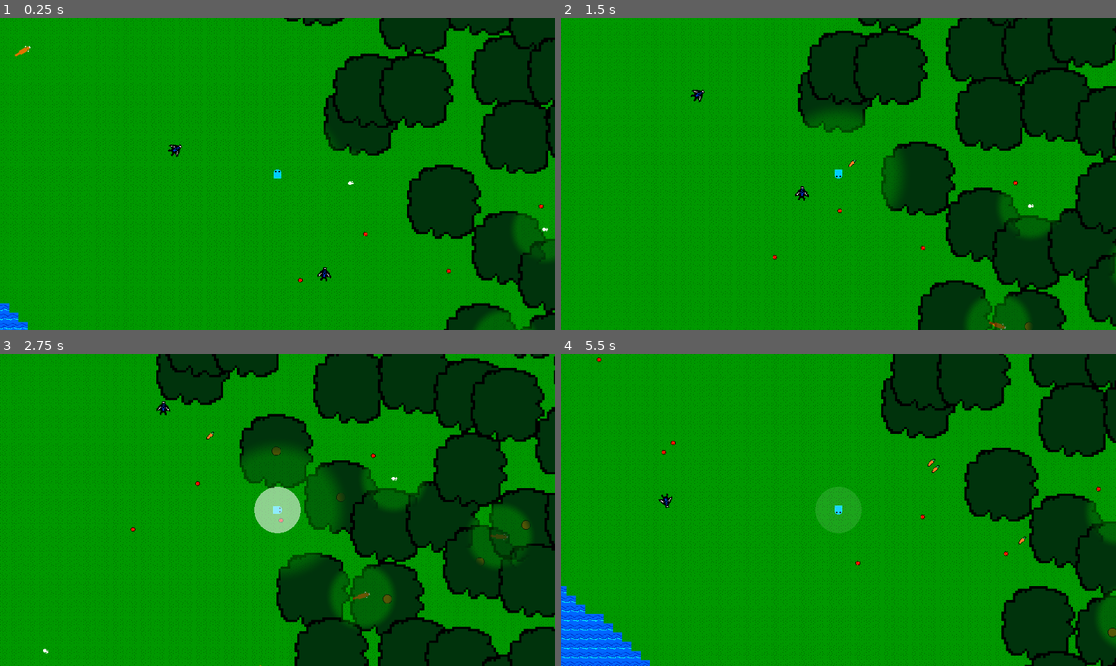
Above: before the commit, frames 1-4 (two rows, left to right).
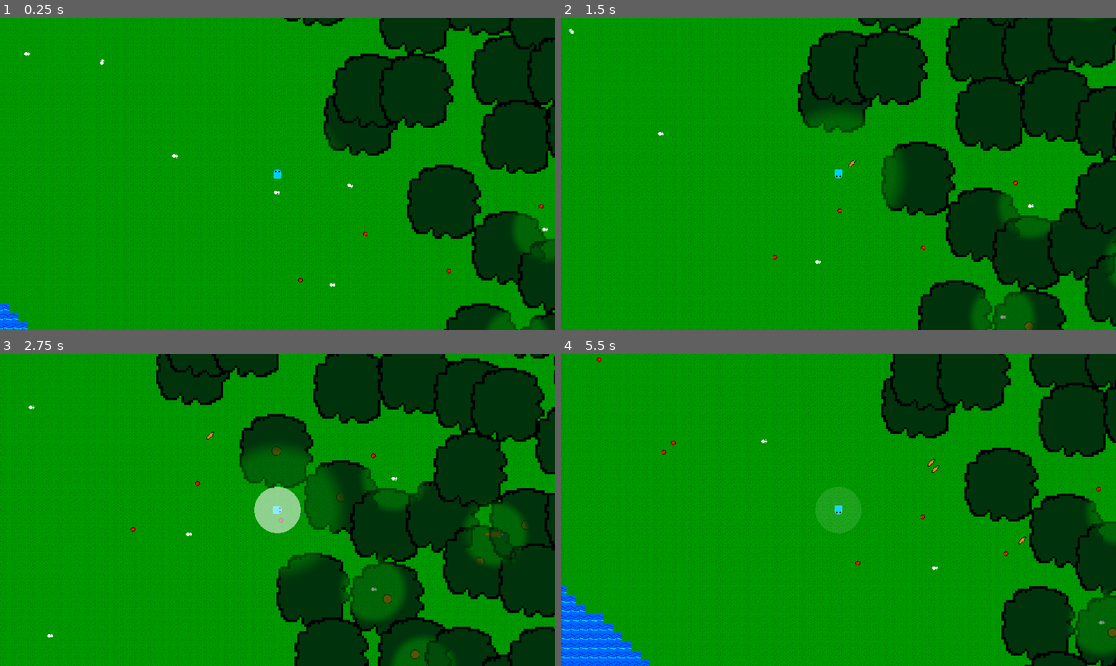
Above: after the commit, the same moments.

Repository: Kyhel/lost-in-pixels
Game: Godot game, scene res://scenes/game.tscn
Same seed, same stepped clock (60 frames per second), same inputs: the game is played once before the commit and once after it.
Inputs:
- Up to frame 1 (0.25 s): no input
- Up to frame 2 (1.5 s): hold Right (ui_right) 0.53-1.28 s; hold F (attack) 0.53-1.28 s; hold Down (ui_down) from 1.28 s (still down); tap Q (spawn_carrot) at 1.35 s
- Up to frame 3 (2.75 s): release Down (ui_down) at 2.03 s; hold Right (ui_right) from 2.03 s (still down); hold F (attack) from 2.03 s (still down)
- Up to frame 4 (5.5 s): release Right (ui_right) at 2.78 s; release F (attack) at 2.78 s; hold Up (ui_up) 2.78-3.53 s; tap Q (spawn_carrot) at 2.85, 4.35 s; hold F (attack) 3.53-4.28 s; hold Left (ui_left) 3.53-5.03 s; hold Down (ui_down) from 5.03 s (still down); hold F (attack) from 5.03 s (still down)

The runs differ from the first frame. In frame 1, 0.4% of the frame differs, in the area x 2-99%, y 8-100%; in frame 2, 0.5%; in frame 3, 1.9%, in the area x 5-96%, y 15-100%; in frame 4, 0.9%.

Commit message:
Weighted creature spawns

Diff:
--- a/managers/entities_manager.gd
+++ b/managers/entities_manager.gd
@@ -8,12 +8,11 @@
 var rabbit_data: CreatureData = preload("res://data/actors/animals/rabbit.tres") as CreatureData
 var fox_data: CreatureData = preload("res://data/actors/animals/fox.tres") as CreatureData
 
-var creature_data_list := [
-	wandering_bird_data,
-	# big_wandering_data,
-	rabbit_data,
-	fox_data,
-	]
+var creature_spawn_probability_scores := [
+	[wandering_bird_data, 0],
+	[rabbit_data, 5],
+	[fox_data, 2],
+]
 
 func on_chunk_unloaded(chunk: Vector2i):
 
@@ -50,14 +49,17 @@
 		var tile_type = chunk.get_tile_type(local_x, local_y)
 		var biome = ChunkManager.world_generator.get_biome(world_x, world_y)
 
-		var valid_creatures = creature_data_list.filter(func(creature_data):
+		var valid_creatures = creature_spawn_probability_scores.filter(func(creature_spawn_probability):
+			var creature_data = creature_spawn_probability[0]
 			return creature_data.biomes.has(biome) and !creature_data.excluded_tile_types.has(tile_type)
 		)
 
 		if valid_creatures.is_empty():
 			continue
 
-		creature.creature_data = valid_creatures.pick_random()
+		var picked_index = rng.rand_weighted(valid_creatures.map(func(creature_spawn_probability): return creature_spawn_probability[1]))
+
+		creature.creature_data = valid_creatures[picked_index][0]
 
 		var pos = Vector2(
 			world_x * ChunkManager.TILE_SIZE,
